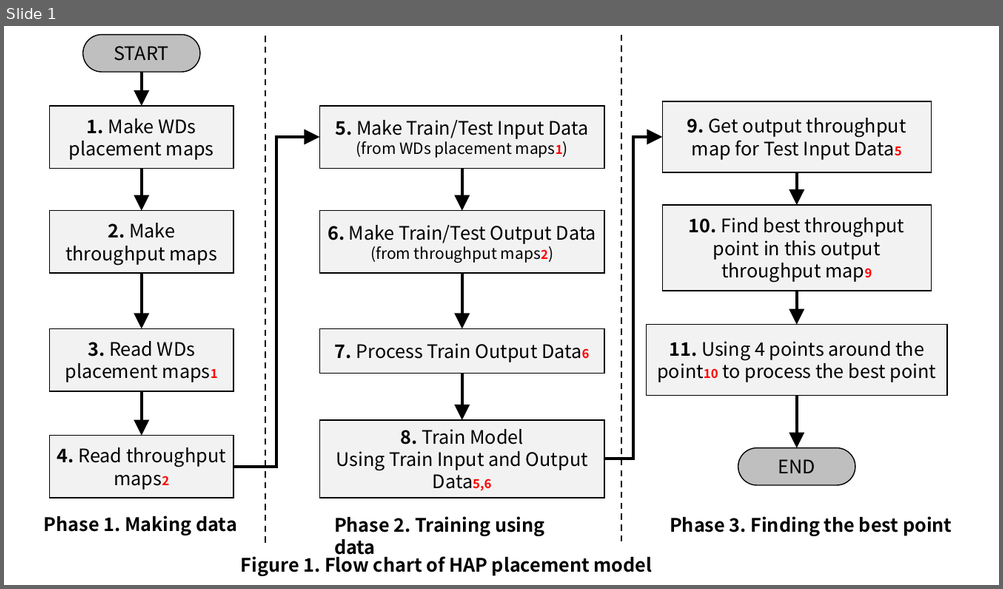
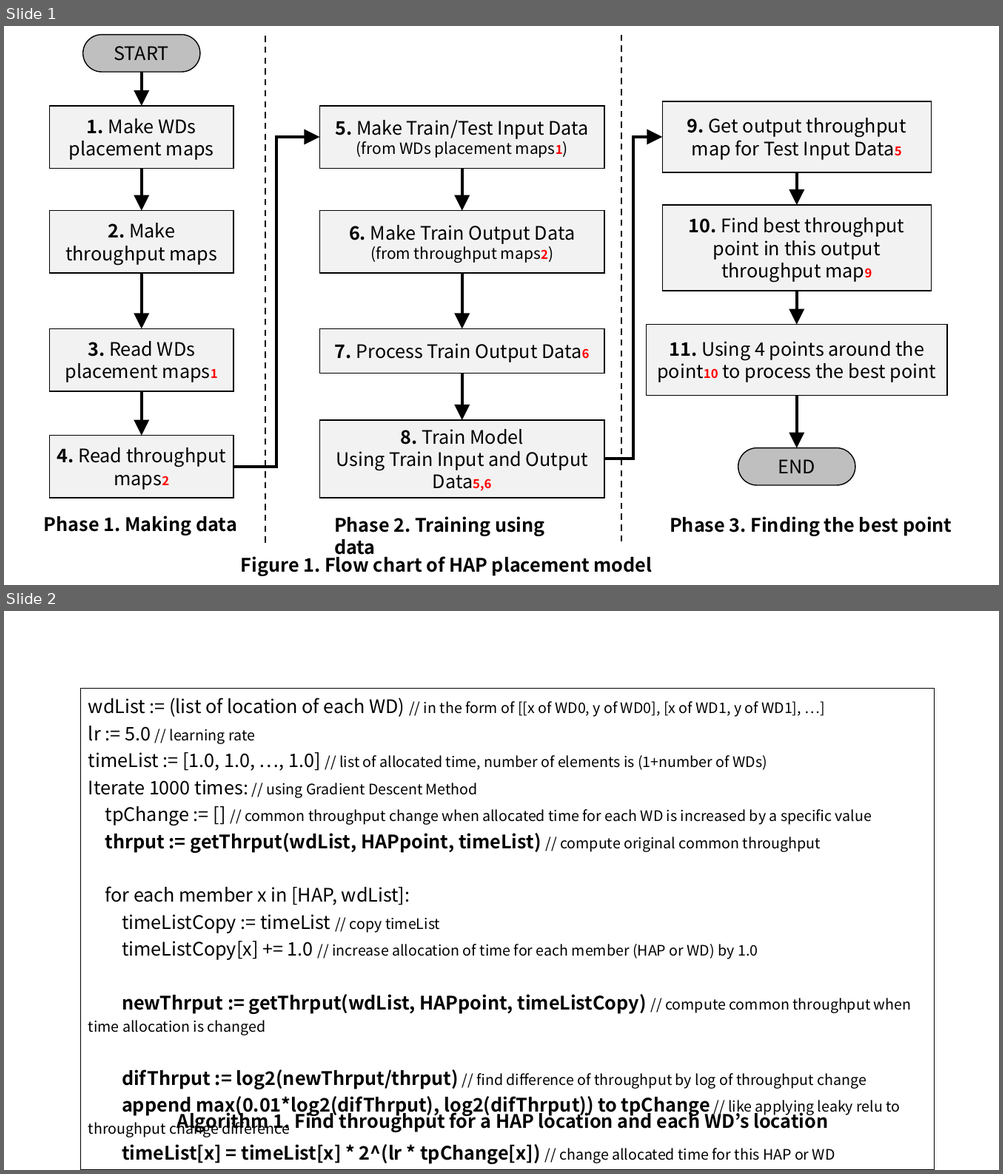
Before and after one commit to WannaBeSuperteur/2020, a slide deck: WPCN/for_final_paper.pptx. Shown one above the other, each under a label of ours: slide 1 before the commit, slides 1 and 2 after it. The pictures are 1003x589 and 1003x1174 pixels, drawn with LibreOffice and Linux fonts; fonts in the diff are those of the drawing. Boxes give left, top, right and bottom in pixels: in the first picture for what was removed or moved away, otherwise in the second. Text is boxed around its words. In the diff, an @@ line names an element or a change of style, - is before the commit and + after.

```diff
--- a/WPCN/for_final_paper.pptx
+++ b/WPCN/for_final_paper.pptx
@@ slide 2 added at [4, 611, 999, 1170], background #FFFFFF @@
@@ table added at [81, 688, 933, 1167], 1 rows, 1 columns @@
+wdList := (list of location of each WD) // in the form of [[x of WD0, y of WD0], [x of WD1, y of WD1], …] / lr := 5.0 // learning rate / timeList := [1.0, 1.0, …, 1.0] // list of allocated time, number of elements is (1+number of WDs) / Iterate 1000 times: // using Gradient Descent Method / tpChange := [] // common throughput change when allocated time for each WD is increased by a specific value / thrput := getThrput(wdList, HAPpoint, timeList) // compute original common throughput / for each member x in [HAP, wdList]: / timeListCopy := timeList // copy timeList / timeListCopy[x] += 1.0 // increase allocation of time for each member (HAP or WD) by 1.0 / newThrput := getThrput(wdList, HAPpoint, timeListCopy) // compute common throughput when time allocation is changed / difThrput := log2(newThrput/thrput) // find difference of throughput by log of throughput change / append max(0.01*log2(difThrput), log2(difThrput)) to tpChange // like applying leaky relu to throughput change difference / timeList[x] = timeList[x] * 2^(lr * tpChange[x]) // change allocated time for this HAP or WD
@@ text added at [177, 1109, 828, 1133], 18 pt, text #000000, bold @@
+Algorithm 1. Find throughput for a HAP location and each WD’s location
@@ slide 1 changed as well @@
@@ text in rectangle at [349, 225, 575, 244]: text changed @@
-6. Make Train/Test Output Data
+6. Make Train Output Data
```
Also in this commit, not shown: 1 other slide added, 1 other file.
